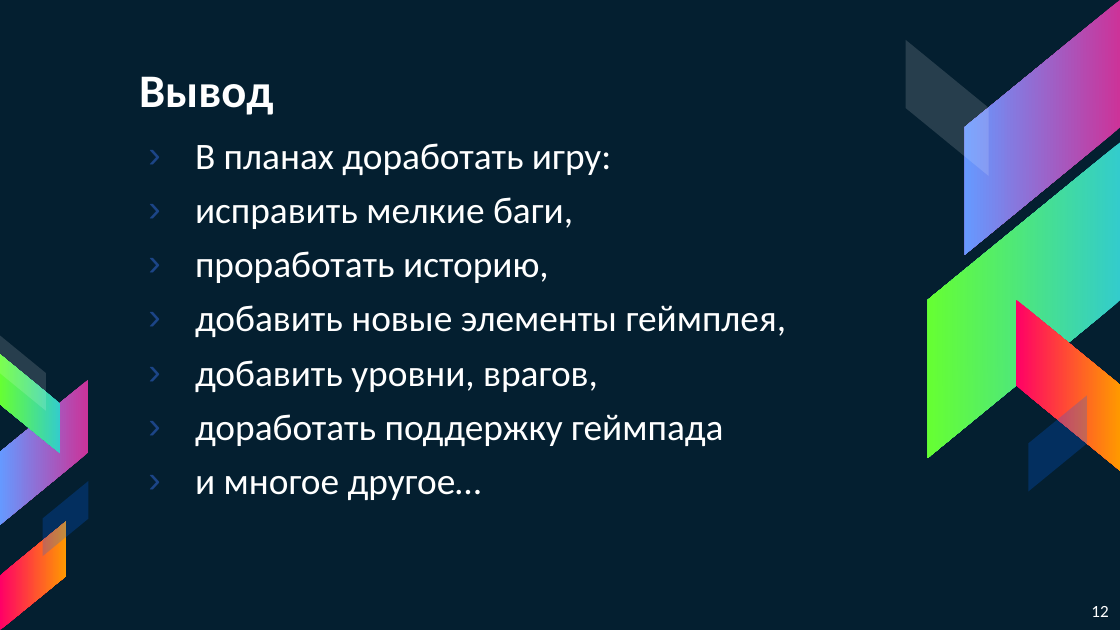
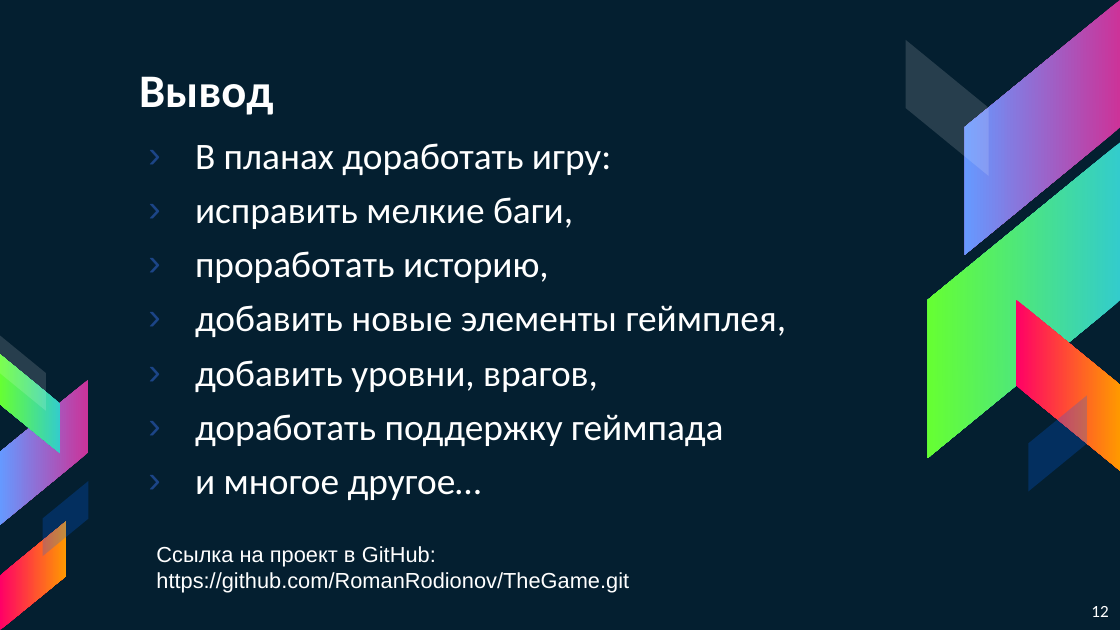
Before and after one commit to RomanRodionov/TheGame, a slide deck: slide 12 of Presentation.pptx. Drawn at 1120x630 pixels with LibreOffice and Linux fonts; fonts in the diff are those of the drawing. Boxes give left, top, right and bottom in pixels: in the first picture for what was removed or moved away, otherwise in the second. Text is boxed around its words. In the diff, an @@ line names an element or a change of style, - is before the commit and + after.

```diff
--- a/Presentation.pptx
+++ b/Presentation.pptx
@@ text added at box(156, 546, 629, 593), 14 pt, text #FFFFFF @@
+Ссылка на проект в GitHub:
+https://github.com/RomanRodionov/TheGame.git
```
Also in this commit, not shown: 4 other slides changed, 5 slides added, 5 slides removed, 4 other files.
